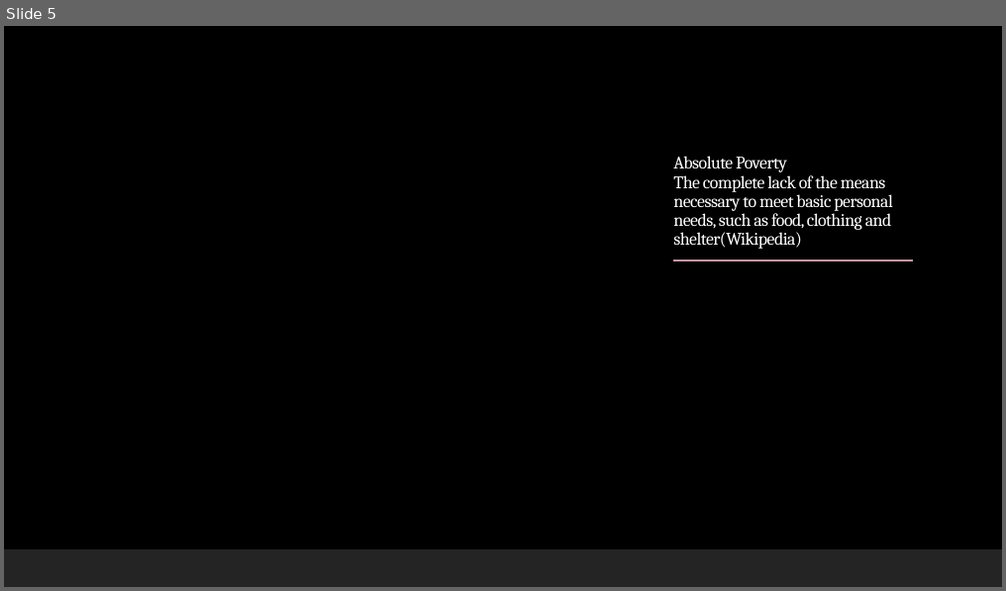
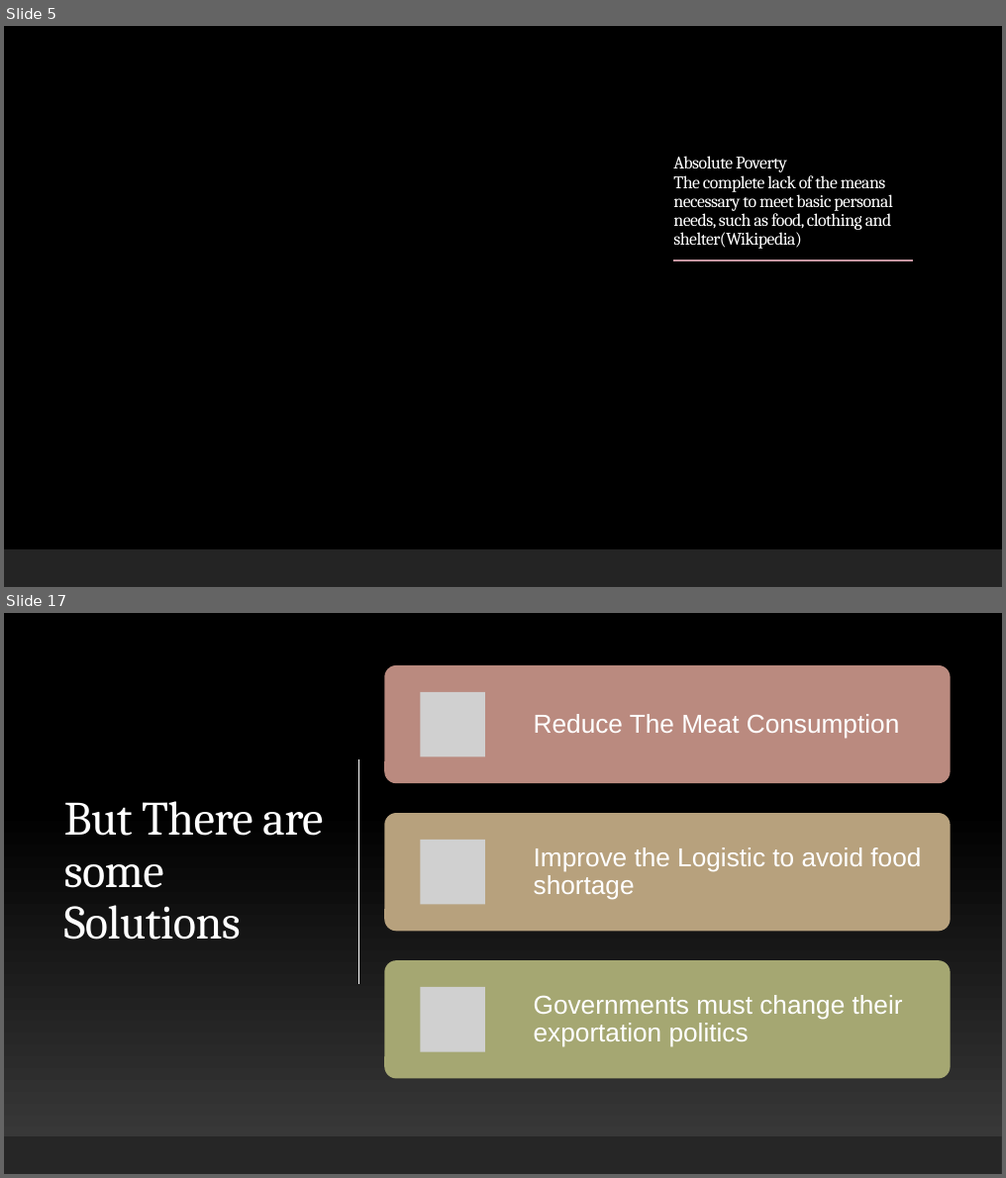
Before and after one commit to furawa/OC_data_analyst_projects, a slide deck: 01_public_health_study/public_health_study_presentation.pptx. Shown one above the other, each under a label of ours: slide 5 before the commit, slides 5 and 17 after it; the slides between them are not shown. The pictures are 1006x591 and 1006x1178 pixels, drawn with LibreOffice and Linux fonts; fonts in the diff are those of the drawing; grey boxes stand for pictures; background and template pictures are left out. Boxes give left, top, right and bottom in pixels: in the first picture for what was removed or moved away, otherwise in the second. Text is boxed around its words. In the diff, an @@ line names an element or a change of style, - is before the commit and + after.

```diff
--- a/01_public_health_study/public_health_study_presentation.pptx
+++ b/01_public_health_study/public_health_study_presentation.pptx
@@ slide 17 added at <box>4,613,1002,1174</box>, background gradient #3F3F3F to #000000 @@
@@ rectangle added at <box>4,613,1002,1174</box>, fill gradient #3F3F3F to #000000 @@
@@ line added from (358, 760) to (358, 984), #FFFFFF 1 pt @@
@@ line added from (102, 768) to (918, 768), #FFFFFF 1 pt @@
@@ title added at <box>64,801,323,940</box>, 46 pt, text #FFFFFF @@
+But There are some Solutions
@@ group added at <box>384,665,950,1079</box>: 3 rounded rectangles, 3 pictures, 3 texts @@
+Reduce The Meat Consumption
+Improve the Logistic to avoid food shortage
+Governments must change their exportation politics
@@ rectangle added at <box>4,1137,1002,1174</box>, fill #262626 @@
```
Also in this commit, not shown: 2 slides changed, 19 other slides added, 3 other files.
